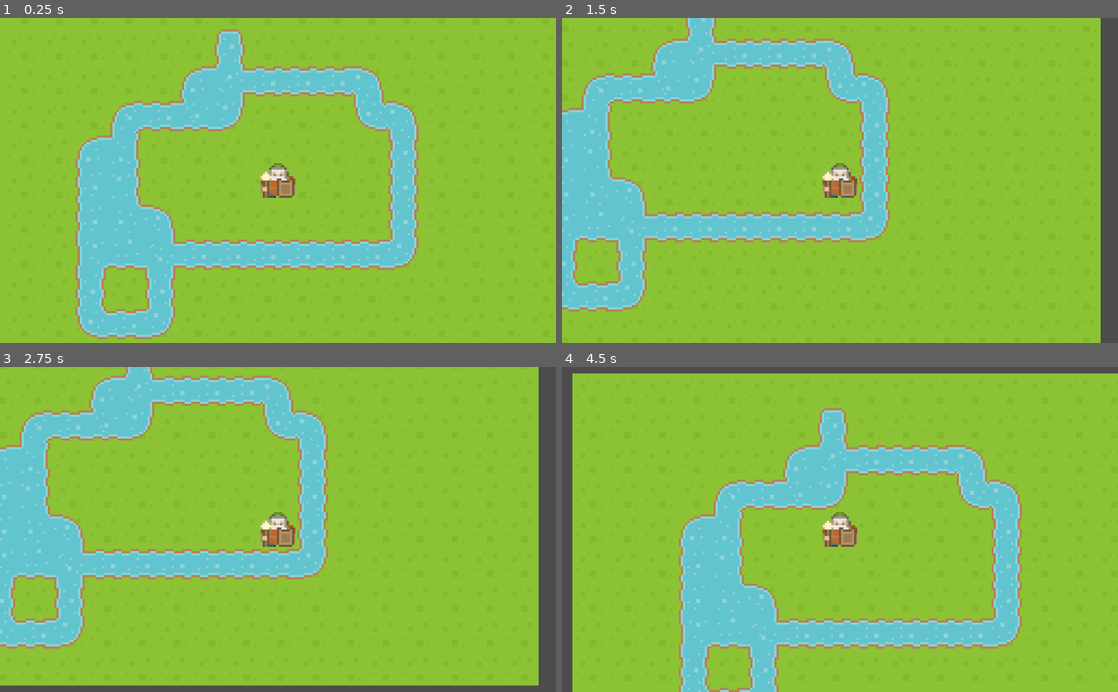
Above: before the commit, frames 1-4 (two rows, left to right).
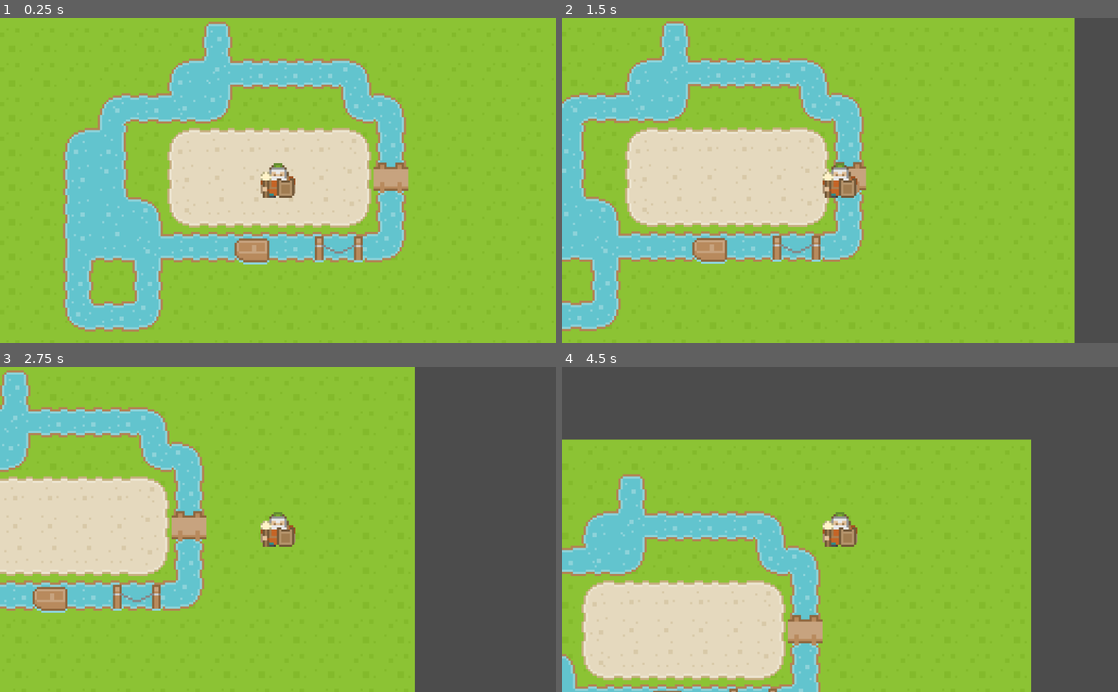
Above: after the commit, the same moments.

Repository: Aethelflaed/2dgame-test
Game: Godot game, scene res://tileset/test.tscn
Two runs of this game, one before a commit and one after it. Both use one fixed random seed, a clock stepped at 60 frames per second and the inputs below. The project has no main scene, so this scene is started directly.
Inputs (mouse positions are in pixels of both pictures, inside the frame that each line leads up to):
- Up to frame 1 (0.25 s): no input
- Up to frame 2 (1.5 s): tap Enter at 0.5 s; move the mouse to (962, 164) at 0.52 s; hold D (move_right) 0.53-1.28 s; click (962, 164) at 0.67 s; move the mouse to (728, 196) at 1.27 s; hold S (move_down) from 1.28 s (still down)
- Up to frame 3 (2.75 s): tap Space at 2 s; move the mouse to (333, 458) at 2.02 s; release S (move_down) at 2.03 s; hold D (move_right) from 2.03 s (still down)
- Up to frame 4 (4.5 s): move the mouse to (812, 594) at 2.77 s; release D (move_right) at 2.78 s; hold W (move_up) 2.78-3.53 s; click (812, 594) at 2.92 s; move the mouse to (1006, 578) at 3.52 s; hold A (move_left) from 3.53 s (still down); move the mouse to (673, 480) at 4.27 s

The runs differ from the first frame. In frame 1, 27% of the frame differs, in the area x 11-76%, y 1-99%; in frame 2, 36%; in frame 3, 51%; in frame 4, 65%, in the area x 0-100%, y 1-100%.

Commit message:
added differents map with bridge over river

Diff:
--- /dev/null
+++ b/tileset/objects.tres
@@ -0,0 +1,21 @@
+[gd_resource type="TileSet" load_steps=2 format=2]
+
+[ext_resource path="res://tileset/tileset.png" type="Texture" id=1]
+
+[resource]
+0/name = "tileset.png 0"
+0/texture = ExtResource( 1 )
+0/tex_offset = Vector2( 0, 0 )
+0/modulate = Color( 1, 1, 1, 1 )
+0/region = Rect2( 3604, 816, 64, 472 )
+0/tile_mode = 2
+0/autotile/icon_coordinate = Vector2( 0, 0 )
+0/autotile/tile_size = Vector2( 64, 64 )
+0/autotile/spacing = 4
+0/autotile/occluder_map = [  ]
+0/autotile/navpoly_map = [  ]
+0/autotile/z_index_map = [  ]
+0/occluder_offset = Vector2( 0, 0 )
+0/navigation_offset = Vector2( 0, 0 )
+0/shapes = [  ]
+0/z_index = 0
--- a/tileset/overlay.tres
+++ b/tileset/overlay.tres
@@ -84,12 +84,6 @@
 [sub_resource type="ConvexPolygonShape2D" id=26]
 points = PoolVector2Array( 0, 0, 64, 0, 64, 64, 0, 64 )
 
-[sub_resource type="ConvexPolygonShape2D" id=27]
-points = PoolVector2Array( 0, 0, 64, 0, 64, 64, 0, 64 )
-
-[sub_resource type="ConvexPolygonShape2D" id=28]
-points = PoolVector2Array( 0, 0, 64, 0, 64, 64, 0, 64 )
-
 [sub_resource type="ConvexPolygonShape2D" id=29]
 points = PoolVector2Array( 0, 0, 64, 0, 64, 64, 0, 64 )
 
@@ -132,14 +126,20 @@
 [sub_resource type="ConvexPolygonShape2D" id=42]
 points = PoolVector2Array( 0, 0, 64, 0, 64, 64, 0, 64 )
 
-[sub_resource type="ConvexPolygonShape2D" id=43]
-points = PoolVector2Array( 0, 0, 64, 0, 64, 64, 0, 64 )
-
-[sub_resource type="ConvexPolygonShape2D" id=44]
-points = PoolVector2Array( 0, 0, 64, 0, 64, 64, 0, 64 )
-
 [sub_resource type="ConvexPolygonShape2D" id=45]
 points = PoolVector2Array( 0, 0, 64, 0, 64, 64, 0, 64 )
+
+[sub_resource type="ConvexPolygonShape2D" id=48]
+points = PoolVector2Array( 0, 0, 50.75, 6.19443, 58.3889, 15.2222, 59.0833, 47.1667, 53.5278, 52.7223, 0, 64 )
+
+[sub_resource type="ConvexPolygonShape2D" id=49]
+points = PoolVector2Array( 62.3333, 64, 16.5, 55.5, 8.16663, 47.1667, 9, 15.5, 16.5, 4.66669, 64, 0 )
+
+[sub_resource type="ConvexPolygonShape2D" id=50]
+points = PoolVector2Array( 0, 0, 64, 0, 56, 47.3333, 47.6666, 54.8333, 16.8333, 54.8333, 3.5, 45.6667 )
+
+[sub_resource type="ConvexPolygonShape2D" id=51]
+points = PoolVector2Array( 0, 64, 8.5, 14.3333, 17.6666, 6.83331, 47.6666, 6, 56, 14.3333, 64, 64 )
 
 [resource]
 0/name = "dirt"
@@ -373,118 +373,118 @@
 "shape": SubResource( 26 ),
 "shape_transform": Transform2D( 1, 0, 0, 1, 0, 0 )
 }, {
+"autotile_coord": Vector2( 7, 3 ),
+"one_way": false,
+"one_way_margin": 1.0,
+"shape": SubResource( 29 ),
+"shape_transform": Transform2D( 1, 0, 0, 1, 0, 0 )
+}, {
+"autotile_coord": Vector2( 6, 3 ),
+"one_way": false,
+"one_way_margin": 1.0,
+"shape": SubResource( 30 ),
+"shape_transform": Transform2D( 1, 0, 0, 1, 0, 0 )
+}, {
+"autotile_coord": Vector2( 5, 3 ),
+"one_way": false,
+"one_way_margin": 1.0,
+"shape": SubResource( 31 ),
+"shape_transform": Transform2D( 1, 0, 0, 1, 0, 0 )
+}, {
+"autotile_coord": Vector2( 4, 3 ),
+"one_way": false,
+"one_way_margin": 1.0,
+"shape": SubResource( 32 ),
+"shape_transform": Transform2D( 1, 0, 0, 1, 0, 0 )
+}, {
+"autotile_coord": Vector2( 3, 3 ),
+"one_way": false,
+"one_way_margin": 1.0,
+"shape": SubResource( 33 ),
+"shape_transform": Transform2D( 1, 0, 0, 1, 0, 0 )
+}, {
+"autotile_coord": Vector2( 2, 3 ),
+"one_way": false,
+"one_way_margin": 1.0,
+"shape": SubResource( 34 ),
+"shape_transform": Transform2D( 1, 0, 0, 1, 0, 0 )
+}, {
+"autotile_coord": Vector2( 1, 3 ),
+"one_way": false,
+"one_way_margin": 1.0,
+"shape": SubResource( 35 ),
+"shape_transform": Transform2D( 1, 0, 0, 1, 0, 0 )
+}, {
+"autotile_coord": Vector2( 0, 3 ),
+"one_way": false,
+"one_way_margin": 1.0,
+"shape": SubResource( 36 ),
+"shape_transform": Transform2D( 1, 0, 0, 1, 0, 0 )
+}, {
+"autotile_coord": Vector2( 0, 4 ),
+"one_way": false,
+"one_way_margin": 1.0,
+"shape": SubResource( 37 ),
+"shape_transform": Transform2D( 1, 0, 0, 1, 0, 0 )
+}, {
+"autotile_coord": Vector2( 1, 4 ),
+"one_way": false,
+"one_way_margin": 1.0,
+"shape": SubResource( 38 ),
+"shape_transform": Transform2D( 1, 0, 0, 1, 0, 0 )
+}, {
+"autotile_coord": Vector2( 2, 4 ),
+"one_way": false,
+"one_way_margin": 1.0,
+"shape": SubResource( 39 ),
+"shape_transform": Transform2D( 1, 0, 0, 1, 0, 0 )
+}, {
+"autotile_coord": Vector2( 3, 4 ),
+"one_way": false,
+"one_way_margin": 1.0,
+"shape": SubResource( 40 ),
+"shape_transform": Transform2D( 1, 0, 0, 1, 0, 0 )
+}, {
+"autotile_coord": Vector2( 4, 4 ),
+"one_way": false,
+"one_way_margin": 1.0,
+"shape": SubResource( 41 ),
+"shape_transform": Transform2D( 1, 0, 0, 1, 0, 0 )
+}, {
+"autotile_coord": Vector2( 5, 4 ),
+"one_way": false,
+"one_way_margin": 1.0,
+"shape": SubResource( 42 ),
+"shape_transform": Transform2D( 1, 0, 0, 1, 0, 0 )
+}, {
+"autotile_coord": Vector2( 8, 4 ),
+"one_way": false,
+"one_way_margin": 1.0,
+"shape": SubResource( 45 ),
+"shape_transform": Transform2D( 1, 0, 0, 1, 0, 0 )
+}, {
+"autotile_coord": Vector2( 6, 4 ),
+"one_way": false,
+"one_way_margin": 1.0,
+"shape": SubResource( 48 ),
+"shape_transform": Transform2D( 1, 0, 0, 1, 0, 0 )
+}, {
+"autotile_coord": Vector2( 7, 4 ),
+"one_way": false,
+"one_way_margin": 1.0,
+"shape": SubResource( 49 ),
+"shape_transform": Transform2D( 1, 0, 0, 1, 0, 0 )
+}, {
 "autotile_coord": Vector2( 8, 2 ),
 "one_way": false,
 "one_way_margin": 1.0,
-"shape": SubResource( 27 ),
+"shape": SubResource( 50 ),
 "shape_transform": Transform2D( 1, 0, 0, 1, 0, 0 )
 }, {
 "autotile_coord": Vector2( 8, 3 ),
 "one_way": false,
 "one_way_margin": 1.0,
-"shape": SubResource( 28 ),
-"shape_transform": Transform2D( 1, 0, 0, 1, 0, 0 )
-}, {
-"autotile_coord": Vector2( 7, 3 ),
-"one_way": false,
-"one_way_margin": 1.0,
-"shape": SubResource( 29 ),
-"shape_transform": Transform2D( 1, 0, 0, 1, 0, 0 )
-}, {
-"autotile_coord": Vector2( 6, 3 ),
-"one_way": false,
-"one_way_margin": 1.0,
-"shape": SubResource( 30 ),
-"shape_transform": Transform2D( 1, 0, 0, 1, 0, 0 )
-}, {
-"autotile_coord": Vector2( 5, 3 ),
-"one_way": false,
-"one_way_margin": 1.0,
-"shape": SubResource( 31 ),
-"shape_transform": Transform2D( 1, 0, 0, 1, 0, 0 )
-}, {
-"autotile_coord": Vector2( 4, 3 ),
-"one_way": false,
-"one_way_margin": 1.0,
-"shape": SubResource( 32 ),
-"shape_transform": Transform2D( 1, 0, 0, 1, 0, 0 )
-}, {
-"autotile_coord": Vector2( 3, 3 ),
-"one_way": false,
-"one_way_margin": 1.0,
-"shape": SubResource( 33 ),
-"shape_transform": Transform2D( 1, 0, 0, 1, 0, 0 )
-}, {
-"autotile_coord": Vector2( 2, 3 ),
-"one_way": false,
-"one_way_margin": 1.0,
-"shape": SubResource( 34 ),
-"shape_transform": Transform2D( 1, 0, 0, 1, 0, 0 )
-}, {
-"autotile_coord": Vector2( 1, 3 ),
-"one_way": false,
-"one_way_margin": 1.0,
-"shape": SubResource( 35 ),
-"shape_transform": Transform2D( 1, 0, 0, 1, 0, 0 )
-}, {
-"autotile_coord": Vector2( 0, 3 ),
-"one_way": false,
-"one_way_margin": 1.0,
-"shape": SubResource( 36 ),
-"shape_transform": Transform2D( 1, 0, 0, 1, 0, 0 )
-}, {
-"autotile_coord": Vector2( 0, 4 ),
-"one_way": false,
-"one_way_margin": 1.0,
-"shape": SubResource( 37 ),
-"shape_transform": Transform2D( 1, 0, 0, 1, 0, 0 )
-}, {
-"autotile_coord": Vector2( 1, 4 ),
-"one_way": false,
-"one_way_margin": 1.0,
-"shape": SubResource( 38 ),
-"shape_transform": Transform2D( 1, 0, 0, 1, 0, 0 )
-}, {
-"autotile_coord": Vector2( 2, 4 ),
-"one_way": false,
-"one_way_margin": 1.0,
-"shape": SubResource( 39 ),
-"shape_transform": Transform2D( 1, 0, 0, 1, 0, 0 )
-}, {
-"autotile_coord": Vector2( 3, 4 ),
-"one_way": false,
-"one_way_margin": 1.0,
-"shape": SubResource( 40 ),
-"shape_transform": Transform2D( 1, 0, 0, 1, 0, 0 )
-}, {
-"autotile_coord": Vector2( 4, 4 ),
-"one_way": false,
-"one_way_margin": 1.0,
-"shape": SubResource( 41 ),
-"shape_transform": Transform2D( 1, 0, 0, 1, 0, 0 )
-}, {
-"autotile_coord": Vector2( 5, 4 ),
-"one_way": false,
-"one_way_margin": 1.0,
-"shape": SubResource( 42 ),
-"shape_transform": Transform2D( 1, 0, 0, 1, 0, 0 )
-}, {
-"autotile_coord": Vector2( 6, 4 ),
-"one_way": false,
-"one_way_margin": 1.0,
-"shape": SubResource( 43 ),
-"shape_transform": Transform2D( 1, 0, 0, 1, 0, 0 )
-}, {
-"autotile_coord": Vector2( 7, 4 ),
-"one_way": false,
-"one_way_margin": 1.0,
-"shape": SubResource( 44 ),
-"shape_transform": Transform2D( 1, 0, 0, 1, 0, 0 )
-}, {
-"autotile_coord": Vector2( 8, 4 ),
-"one_way": false,
-"one_way_margin": 1.0,
-"shape": SubResource( 45 ),
+"shape": SubResource( 51 ),
 "shape_transform": Transform2D( 1, 0, 0, 1, 0, 0 )
 } ]
 3/z_index = 0
--- a/tileset/test.tscn
+++ b/tileset/test.tscn
@@ -1,8 +1,43 @@
-[gd_scene load_steps=4 format=2]
+[gd_scene load_steps=9 format=2]
 
 [ext_resource path="res://tileset/ground.tres" type="TileSet" id=1]
-[ext_resource path="res://player/player.tscn" type="PackedScene" id=2]
-[ext_resource path="res://tileset/overlay.tres" type="TileSet" id=3]
+[ext_resource path="res://tileset/overlay.tres" type="TileSet" id=2]
+[ext_resource path="res://tileset/overlay/water_dirt.png" type="Texture" id=3]
+[ext_resource path="res://tileset/objects.tres" type="TileSet" id=4]
+[ext_resource path="res://tileset/tileset.png" type="Texture" id=5]
+[ext_resource path="res://player/player.tscn" type="PackedScene" id=6]
+
+[sub_resource type="TileSet" id=2]
+0/name = "water_dirt.png 0"
+0/texture = ExtResource( 3 )
+0/tex_offset = Vector2( 0, 0 )
+0/modulate = Color( 1, 1, 1, 1 )
+0/region = Rect2( 0, 0, 608, 336 )
+0/tile_mode = 2
+0/autotile/icon_coordinate = Vector2( 0, 0 )
+0/autotile/tile_size = Vector2( 64, 64 )
+0/autotile/spacing = 4
+0/autotile/occluder_map = [  ]
+0/autotile/navpoly_map = [  ]
+0/autotile/z_index_map = [  ]
+0/occluder_offset = Vector2( 0, 0 )
+0/navigation_offset = Vector2( 0, 0 )
+0/shapes = [  ]
+0/z_index = 0
+
+[sub_resource type="GDScript" id=1]
+script/source = "extends Sprite
+
+onready var overlay = $\"../overlay\"
+
+func _ready():
+	var tile_pos = overlay.world_to_map(Vector2(position.x, position.y))
+	var cell = overlay.get_cellv(tile_pos)
+	var tileset = overlay.tile_set
+	var shapes = tileset.tile_get_shapes(cell)
+
+	print(shapes)
+"
 
 [node name="edit" type="Node2D"]
 
@@ -14,10 +49,35 @@
 "_edit_lock_": true
 }
 
-[node name="player" parent="." instance=ExtResource( 2 )]
-position = Vector2( -7.01554, 23.0429 )
+[node name="overlay" type="TileMap" parent="."]
+tile_set = ExtResource( 2 )
+format = 1
+tile_data = PoolIntArray( -196610, 3, 196616, -131075, 3, 0, -131074, 3, 131079, -131073, 3, 262150, -196607, 3, 262151, -196606, 3, 4, -65541, 3, 3, -65540, 3, 131077, -65539, 3, 65542, -65538, 3, 131074, -131070, 3, 65539, -131069, 3, 4, -6, 3, 0, -5, 3, 262149, -3, 1, 0, -2, 1, 1, -1, 1, 1, -65536, 1, 1, -65535, 1, 1, -65534, 1, 2, -65533, 3, 131080, 65530, 3, 65536, 65531, 3, 65538, 65533, 1, 65536, 65534, 1, 65537, 65535, 1, 65537, 0, 1, 65537, 1, 1, 65537, 2, 1, 65538, 131066, 3, 65536, 131067, 3, 262146, 131068, 3, 2, 131069, 1, 131072, 131070, 1, 131073, 131071, 1, 131073, 65536, 1, 131073, 65537, 1, 131073, 65538, 1, 131074, 65539, 3, 196616, 196602, 3, 196612, 196603, 3, 131073, 196604, 3, 196615, 196605, 3, 131077, 196606, 3, 131077, 196607, 3, 131077, 131072, 3, 131077, 131073, 3, 131077, 131074, 3, 131077, 131075, 3, 65540, 262138, 3, 131076, 262140, 3, 131076, 327674, 3, 65539, 327675, 3, 131077, 327676, 3, 65540 )
+__meta__ = {
+"_edit_lock_": true
+}
 
-[node name="TileMap" type="TileMap" parent="."]
-tile_set = ExtResource( 3 )
+[node name="overlay2" type="TileMap" parent="."]
+tile_set = SubResource( 2 )
 format = 1
-tile_data = PoolIntArray( -196610, 3, 196616, -131075, 3, 0, -131074, 3, 131079, -131073, 3, 131077, -196608, 3, 131077, -196607, 3, 131077, -196606, 3, 4, -65541, 3, 3, -65540, 3, 131077, -65539, 3, 65542, -65538, 3, 131074, -131070, 3, 65539, -131069, 3, 4, -6, 3, 0, -5, 3, 262149, -65533, 3, 131076, 65530, 3, 65536, 65531, 3, 65538, 3, 3, 131076, 131066, 3, 65536, 131067, 3, 262146, 131068, 3, 2, 65539, 3, 131076, 196602, 3, 196612, 196603, 3, 131073, 196604, 3, 196615, 196605, 3, 131077, 196606, 3, 131077, 196607, 3, 131077, 131072, 3, 131077, 131073, 3, 131077, 131074, 3, 131077, 131075, 3, 65540, 262138, 3, 131076, 262140, 3, 131076, 327674, 3, 65539, 327675, 3, 131077, 327676, 3, 65540 )
+tile_data = PoolIntArray( -131073, 0, 131077, -196608, 0, 131077, -196607, 0, 131077, -65533, 0, 131076, 3, 0, 131076, 65539, 0, 131076 )
+
+[node name="objects" type="TileMap" parent="."]
+tile_set = ExtResource( 4 )
+cell_y_sort = true
+collision_use_kinematic = true
+format = 1
+tile_data = PoolIntArray( 3, 0, 65536, 196607, 0, 393216, 131073, 0, 327680, 131074, 0, 262144 )
+__meta__ = {
+"_edit_lock_": true
+}
+
+[node name="bridge" type="Sprite" parent="."]
+position = Vector2( 224, 32 )
+texture = ExtResource( 5 )
+region_enabled = true
+region_rect = Rect2( 3604, 884, 64, 64 )
+script = SubResource( 1 )
+
+[node name="player" parent="." instance=ExtResource( 6 )]
+position = Vector2( 16.4494, 37.4828 )
